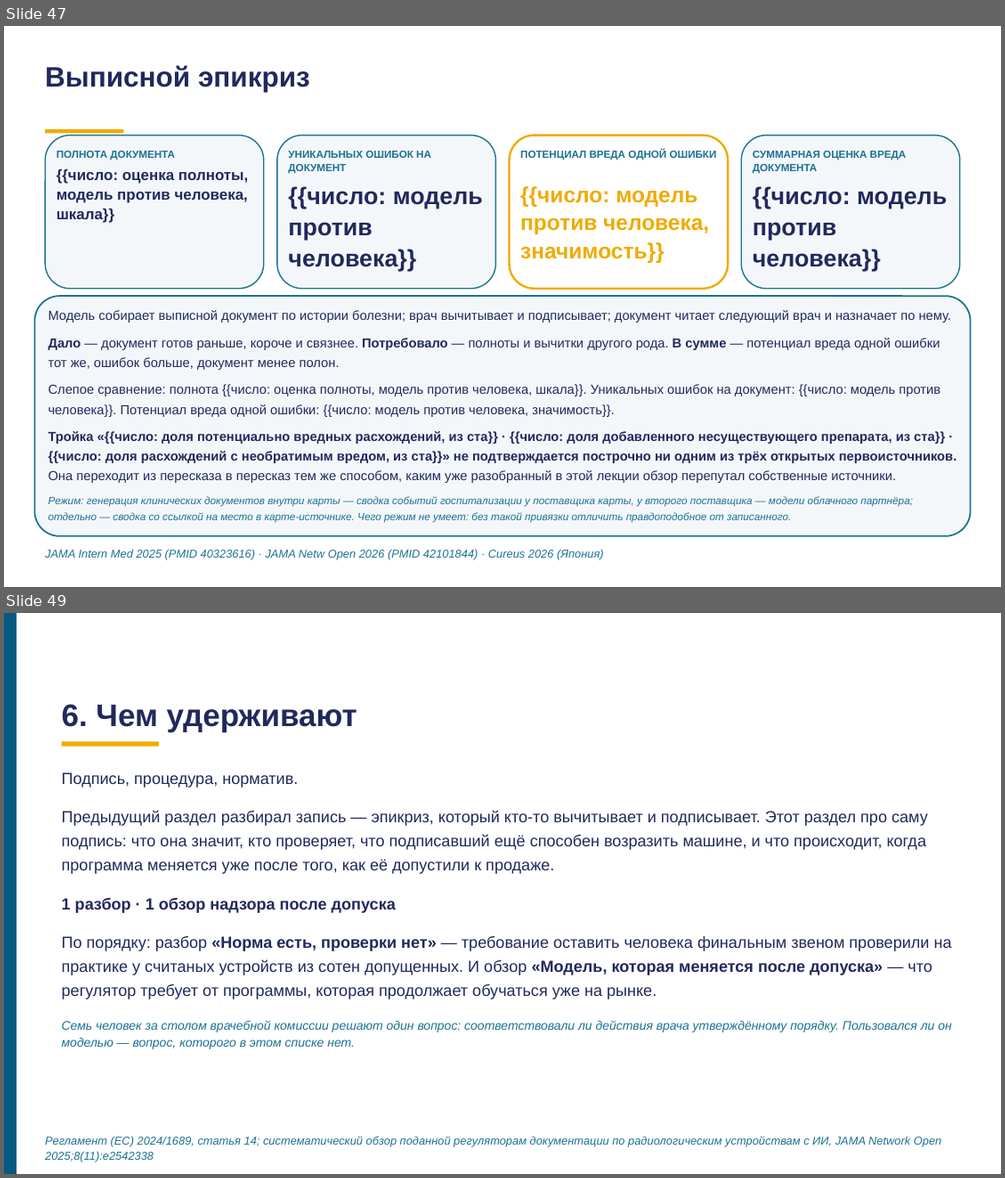
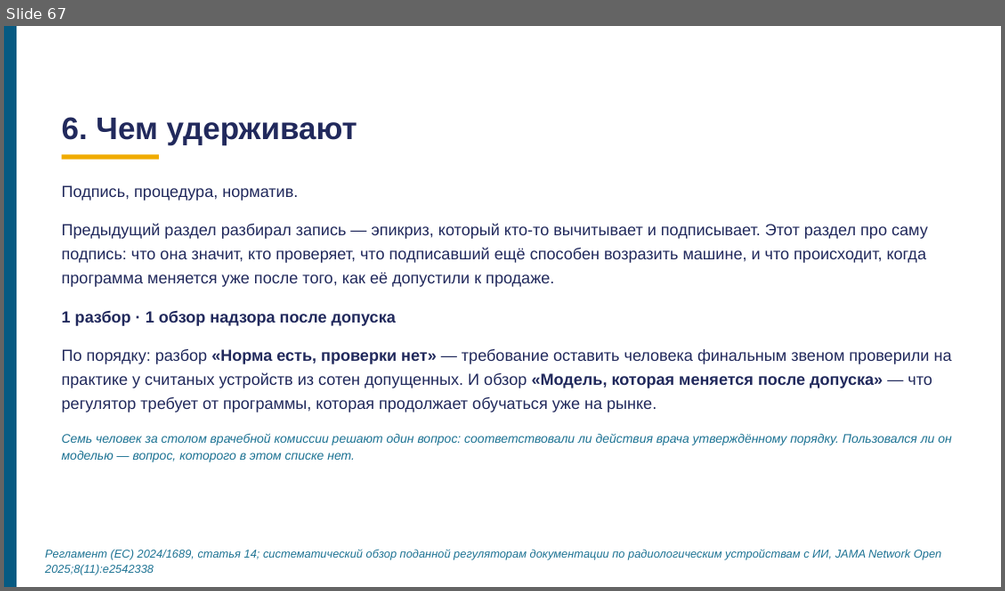
Before and after one commit to tellina-study/AI-usage-lessons, a slide deck: library/lectures/lec-07/rework/deck/lec-07-karkas.pptx. Shown one above the other, each under a label of ours: slides 47 and 49 before the commit, slide 67 after it; the slides between them are not shown. The pictures are 1005x1178 and 1005x591 pixels, drawn with LibreOffice and Linux fonts; fonts in the diff are those of the drawing. Boxes give left, top, right and bottom in pixels: in the first picture for what was removed or moved away, otherwise in the second. Text is boxed around its words. In the diff, an @@ line names an element or a change of style, - is before the commit and + after.

```diff
--- a/library/lectures/lec-07/rework/deck/lec-07-karkas.pptx
+++ b/library/lectures/lec-07/rework/deck/lec-07-karkas.pptx
@@ slide 47 removed at [4, 26, 1001, 587], background #FFFFFF @@
@@ text removed at [45, 65, 310, 92] @@
-Выписной эпикриз
@@ rectangle removed at [45, 129, 123, 134] @@
@@ rounded rectangle removed at [45, 135, 264, 289] @@
@@ text removed at [57, 151, 175, 160] @@
-ПОЛНОТА ДОКУМЕНТА
@@ rounded rectangle removed at [277, 135, 495, 289] @@
@@ text removed at [288, 151, 431, 174] @@
-УНИКАЛЬНЫХ ОШИБОК НА ДОКУМЕНТ
@@ rounded rectangle removed at [510, 135, 728, 289] @@
@@ text removed at [520, 150, 717, 160] @@
-ПОТЕНЦИАЛ ВРЕДА ОДНОЙ ОШИБКИ
@@ rounded rectangle removed at [741, 135, 960, 289] @@
@@ text removed at [752, 151, 906, 174] @@
-СУММАРНАЯ ОЦЕНКА ВРЕДА ДОКУМЕНТА
@@ text removed at [57, 168, 249, 223] @@
-{{число: оценка полноты, модель против человека, шкала}}
@@ text removed at [288, 186, 483, 271] @@
-{{число: модель против человека}}
@@ text removed at [520, 186, 709, 263] @@
-{{число: модель против человека, значимость}}
@@ text removed at [752, 186, 947, 271] @@
-{{число: модель против человека}}
@@ rounded rectangle removed at [34, 296, 971, 536] @@
@@ text removed at [48, 310, 956, 523] @@
-Модель собирает выписной документ по истории болезни; врач вычитывает и подписывает; документ читает следующий врач и назначает по нему.
-Дало — документ готов раньше, короче и связнее. Потребовало — полноты и вычитки другого рода. В сумме — потенциал вреда одной ошибки тот же, ошибок больше, документ менее полон.
-Слепое сравнение: полнота {{число: оценка полноты, модель против человека, шкала}}. Уникальных ошибок на документ: {{число: модель против человека}}. Потенциал вреда одной ошибки: {{число: модель против человека, значимость}}.
-Тройка «{{число: доля потенциально вредных расхождений, из ста}} · {{число: доля добавленного несуществующего препарата, из ста}} · {{число: доля расхождений с необратимым вредом, из ста}}» не подтверждается построчно ни одним из трёх открытых первоисточников. Она переходит из пересказа в пересказ тем же способом, каким уже разобранный в этой лекции обзор перепутал собственные источники.
-Режим: генерация клинических документов внутри карты — сводка событий госпитализации у поставщика карты, у второго поставщика — модели облачного партнёра; отдельно — сводка со ссылкой на место в карте-источнике. Чего режим не умеет: без такой привязки отличить правдоподобное от записанного.
@@ text removed at [45, 548, 604, 560] @@
-JAMA Intern Med 2025 (PMID 40323616) · JAMA Netw Open 2026 (PMID 42101844) · Cureus 2026 (Япония)
@@ what was slide 49 is now slide 67 @@
```
Also in this commit, not shown: 70 slides changed, 32 slides added, 1 other slide removed, 35 other files.
